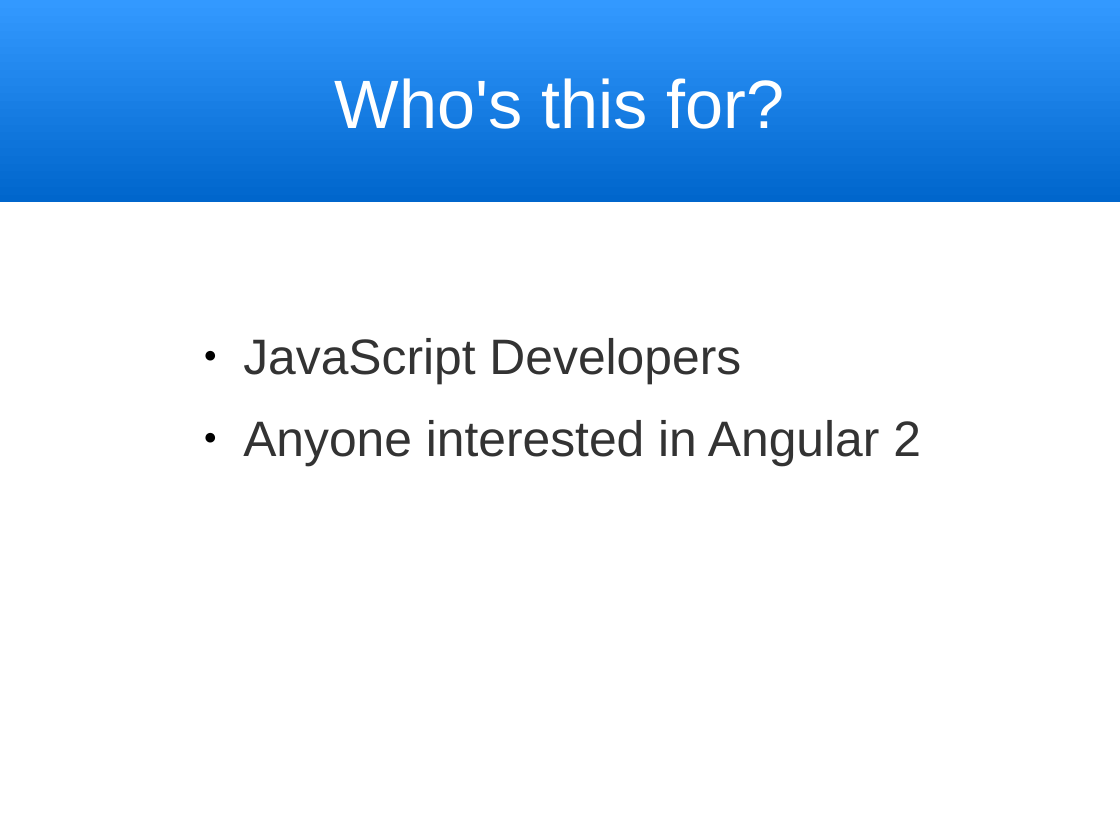
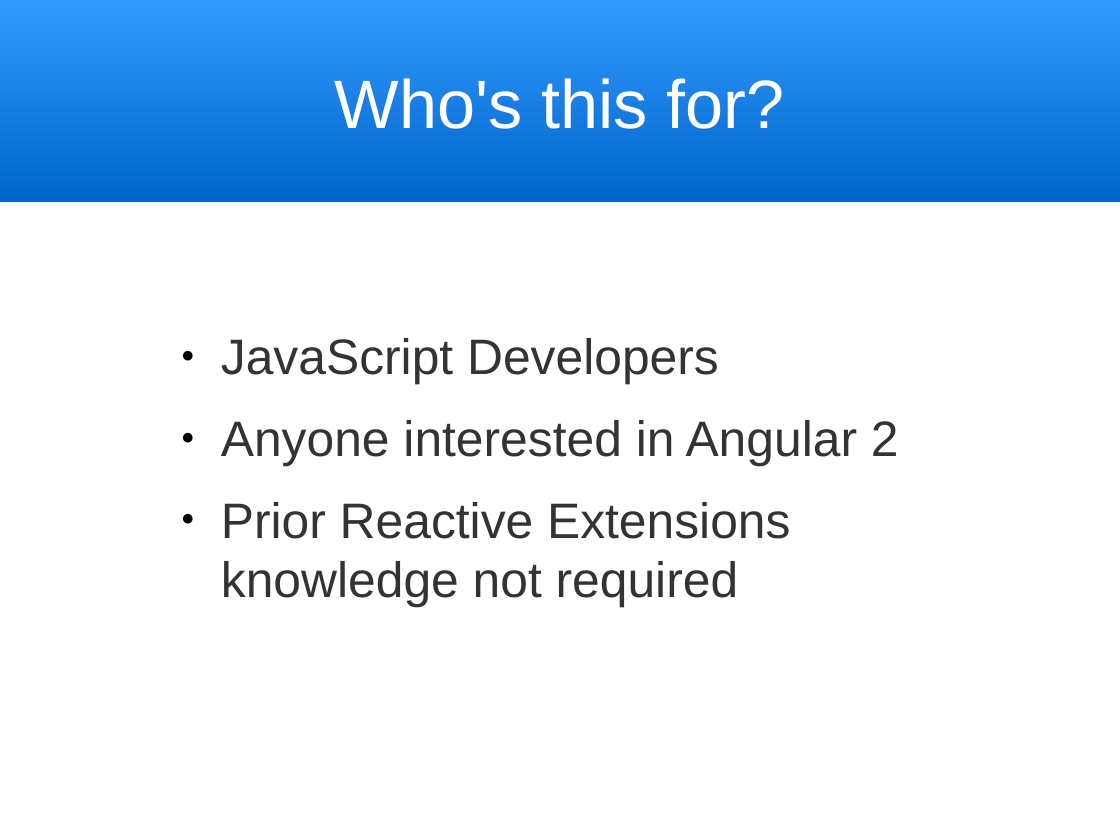
Before and after one commit to trognus/devcon2016, a slide deck: slide 2 of devconNg2.odp. Drawn at 1120x840 pixels with LibreOffice and Linux fonts; fonts in the diff are those of the drawing. Boxes give left, top, right and bottom in pixels: in the first picture for what was removed or moved away, otherwise in the second. Text is boxed around its words. In the diff, an @@ line names an element or a change of style, - is before the commit and + after.

```diff
--- a/devconNg2.odp
+++ b/devconNg2.odp
@@ text "JavaScript Developers": place and size @@
-text "JavaScript Developers" at (243, 338, 921, 466)
+text "JavaScript Developers" at (221, 338, 899, 608)
@@ text at (221, 502, 790, 608): paragraph added @@
+● Prior Reactive Extensions knowledge not required
```
Also in this commit, not shown: 5 other slides changed, 6 slides added, 1 other file.
